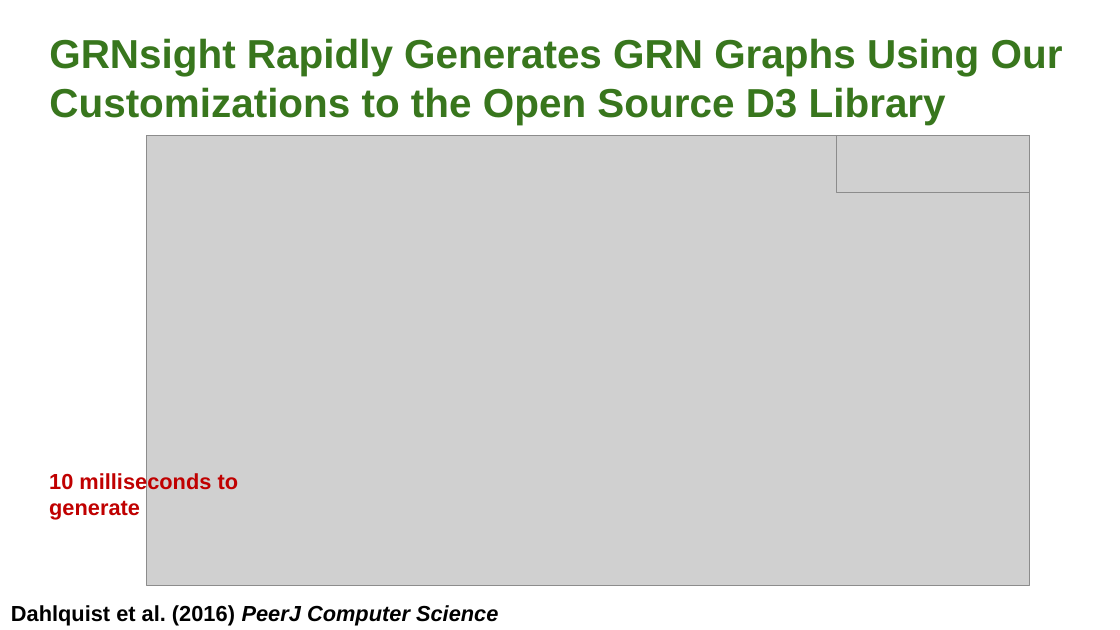
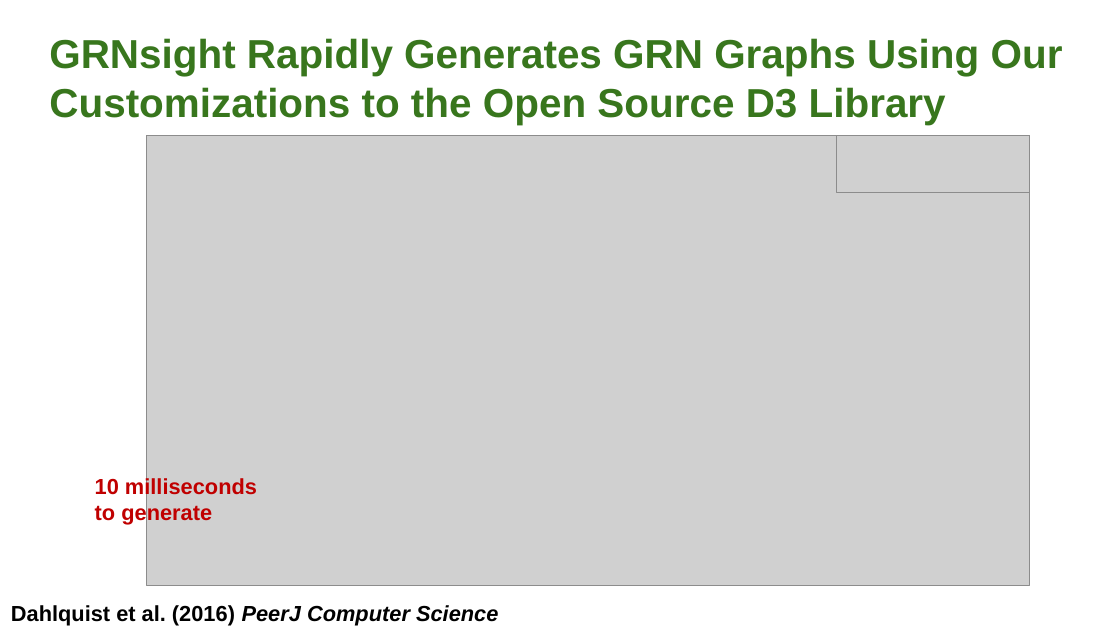
Before and after one commit to dondi/GRNsight, a slide deck: slide 8 of documents/presentations/Varshneya-Anguiano-LMU Symposium-201703.pptx. Drawn at 1120x630 pixels with LibreOffice and Linux fonts; fonts in the diff are those of the drawing; grey boxes stand for pictures. Boxes give left, top, right and bottom in pixels: in the first picture for what was removed or moved away, otherwise in the second. Text is boxed around its words. In the diff, an @@ line names an element or a change of style, - is before the commit and + after.

```diff
--- a/documents/presentations/Varshneya-Anguiano-LMU Symposium-201703.pptx
+++ b/documents/presentations/Varshneya-Anguiano-LMU Symposium-201703.pptx
@@ text "10 milliseconds to generate" rewrapped from [49,471,239,520] to [95,477,257,525] @@
```
Also in this commit, not shown: 7 other slides changed, 1 slide removed.
